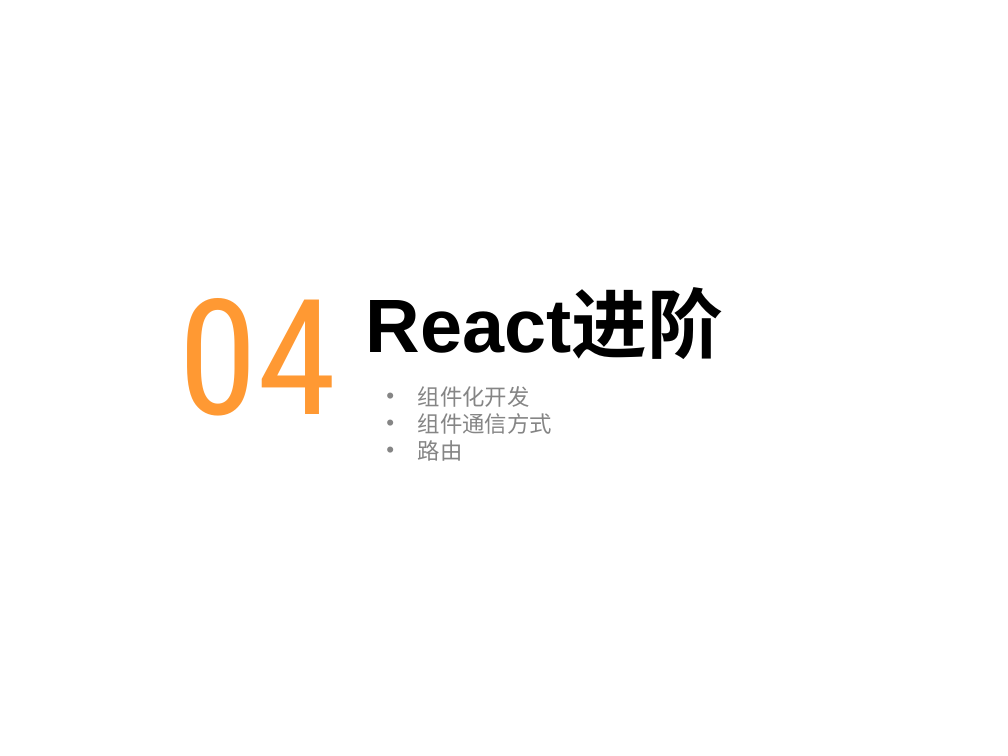
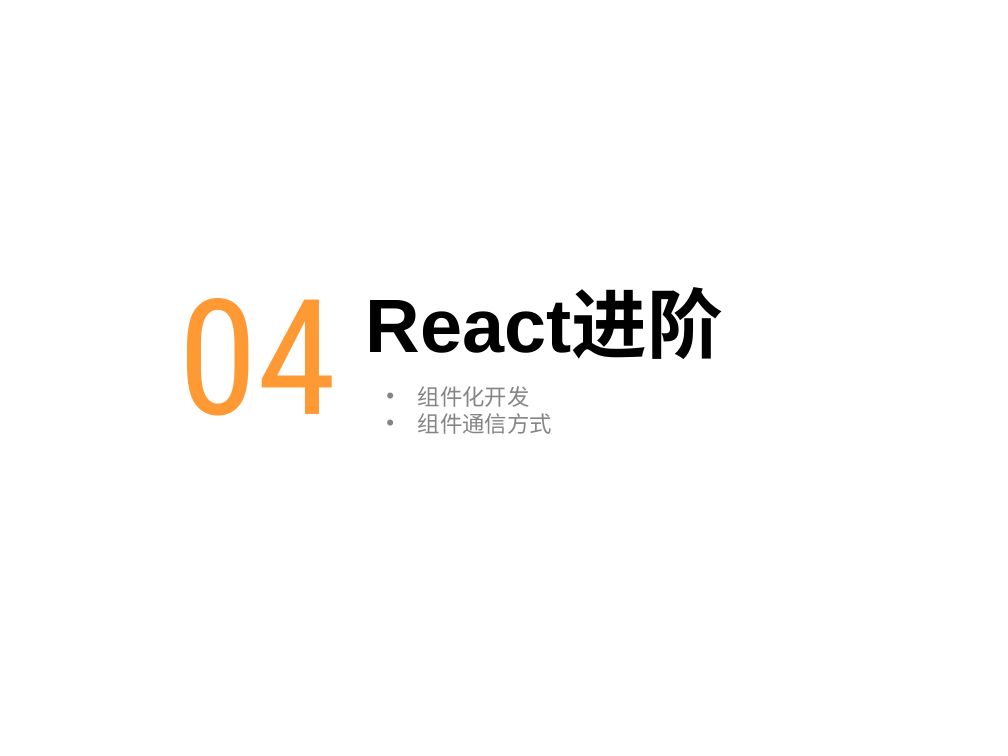
Before and after one commit to chenqiuli/JY_Peixun_1, a slide deck: slide 24 of PPT内容.pptx. Drawn at 1008x756 pixels with LibreOffice and Linux fonts; fonts in the diff are those of the drawing; background and template pictures are left out. Boxes give left, top, right and bottom in pixels: in the first picture for what was removed or moved away, otherwise in the second. Text is boxed around its words. In the diff, an @@ line names an element or a change of style, - is before the commit and + after.

```diff
--- a/PPT内容.pptx
+++ b/PPT内容.pptx
@@ text at [418, 440, 463, 461]: paragraph removed @@
-  • 路由
```
Also in this commit, not shown: 3 other slides changed, 4 slides added, 17 other files.
